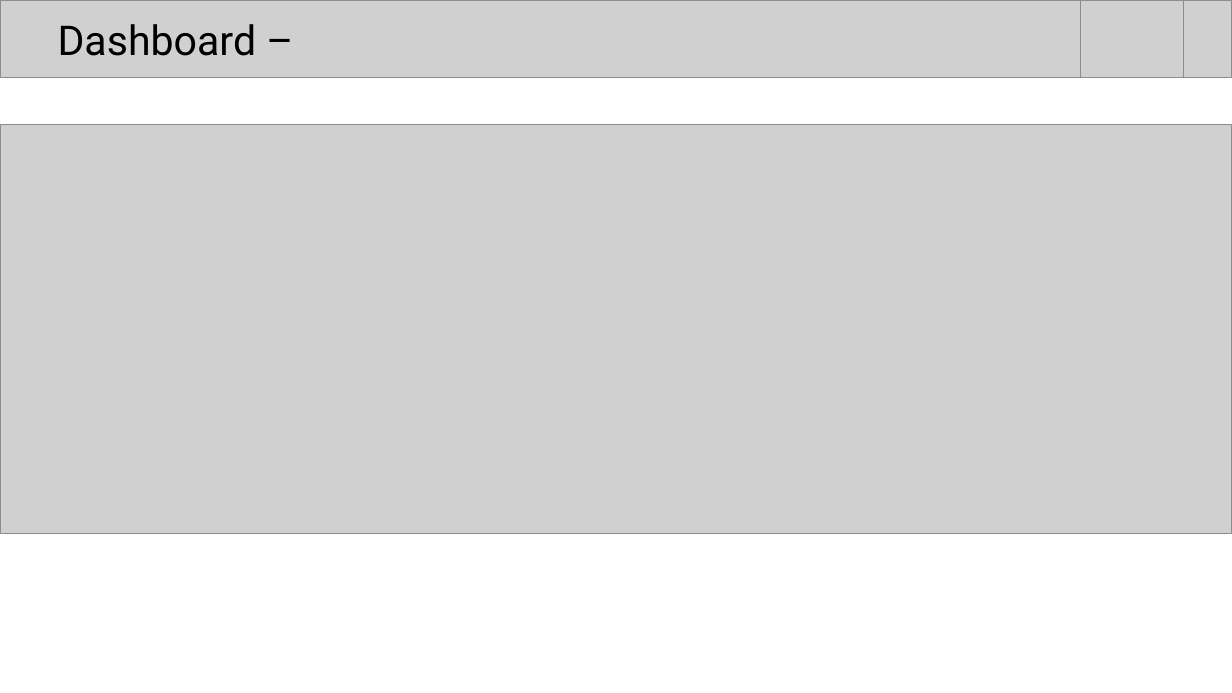
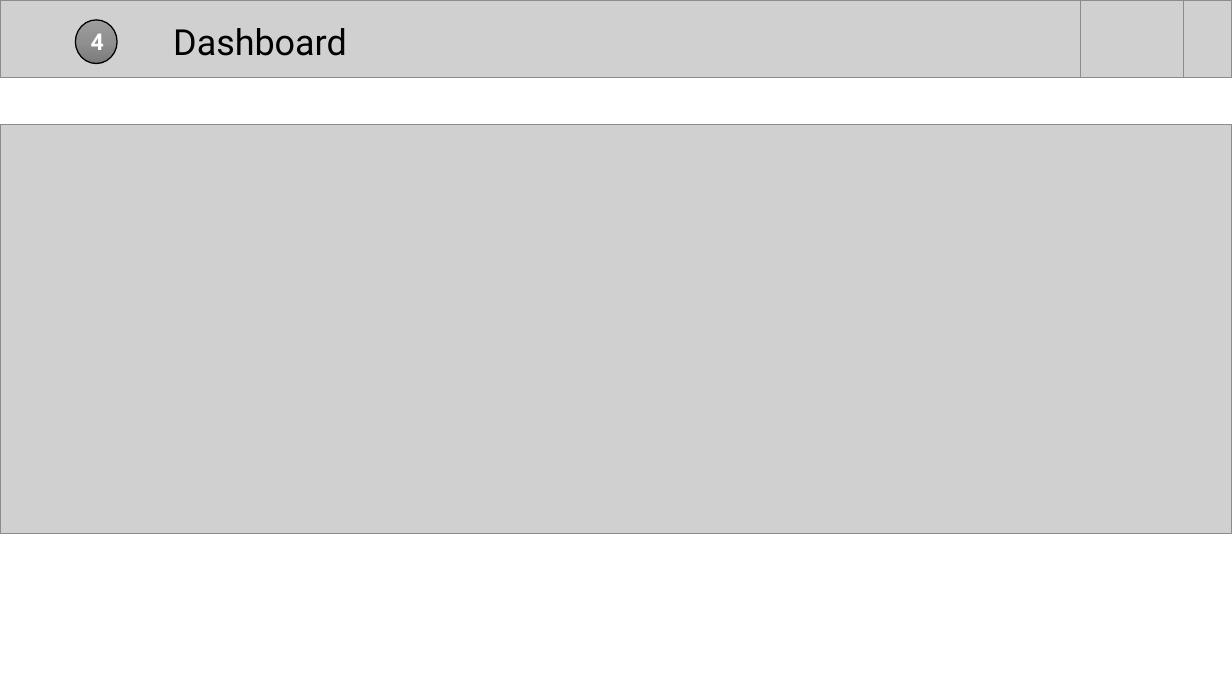
Before and after one commit to YannickQuerin/credit_score_app_API, a slide deck: slide 21 of P7_Modelisation_risque_defaut_credit/Présentation_Modelisation_risque_defaut_credit.pptx. Drawn at 1232x693 pixels with LibreOffice and Linux fonts; fonts in the diff are those of the drawing; grey boxes stand for pictures. Boxes give left, top, right and bottom in pixels: in the first picture for what was removed or moved away, otherwise in the second. Text is boxed around its words. In the diff, an @@ line names an element or a change of style, - is before the commit and + after.

```diff
--- a/P7_Modelisation_risque_defaut_credit/Présentation_Modelisation_risque_defaut_credit.pptx
+++ b/P7_Modelisation_risque_defaut_credit/Présentation_Modelisation_risque_defaut_credit.pptx
@@ ellipse added at [76,20,117,64], fill gradient #9D9D9D to #909090 to #7C7C7C, outline #000000 1 pt, 18 pt, text #FFFFFF, bold @@
+4
@@ title at [173,28,347,56]: text changed; size 32 to 28 pt @@
-Dashboard –
+Dashboard
```
Also in this commit, not shown: 23 other slides changed, 3 slides added, 1 slide removed.
